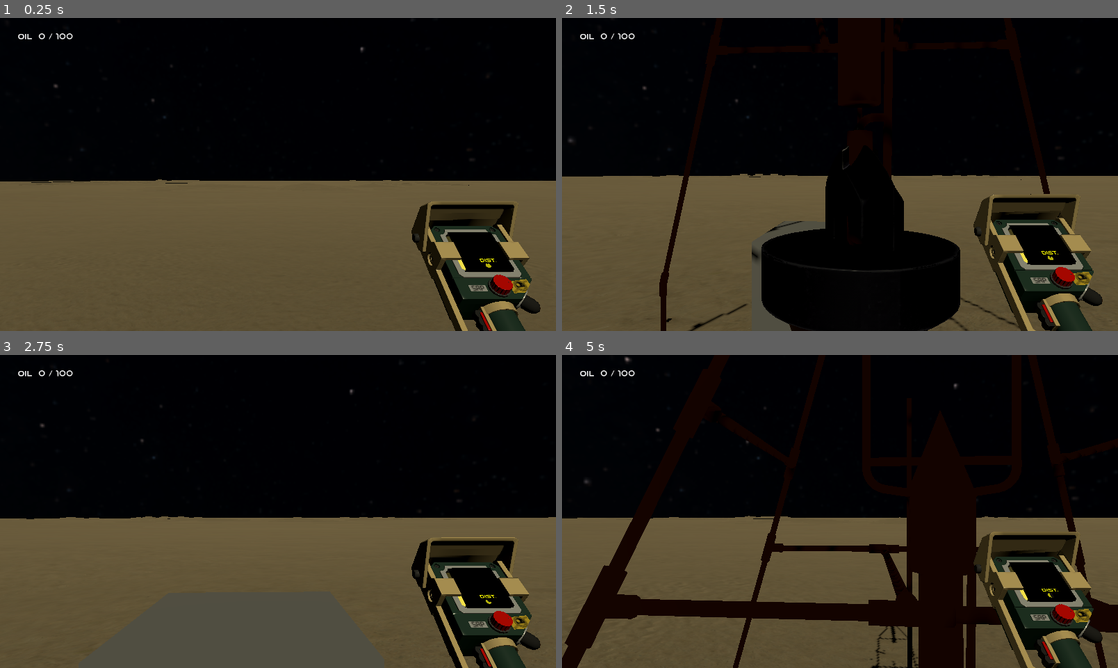
Above: before the commit, frames 1-4 (two rows, left to right).
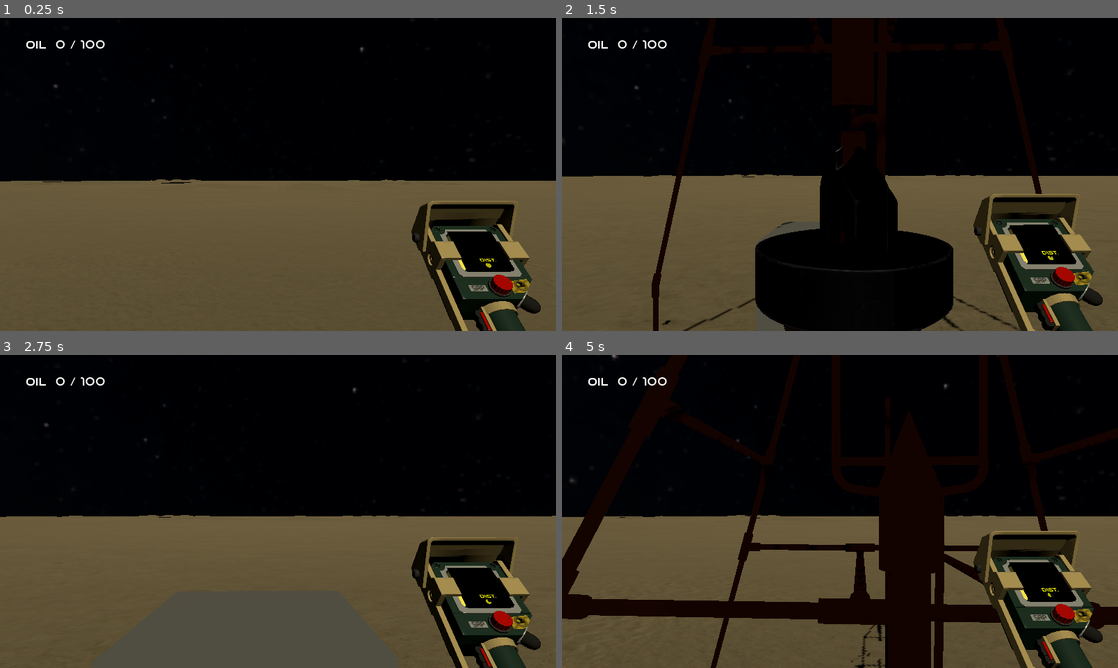
Above: after the commit, the same moments.

Repository: drussillo/Planet-Prospectors
Game: Godot game, scene res://scenes/main.tscn
The game is run twice, just before and just after one commit, with the same random seed, the same clock (stepped at 60 frames per second) and the same inputs. Sound files missing from this copy of the repository are replaced by a short silence.
Inputs (mouse positions are in pixels of both pictures, inside the frame that each line leads up to):
- Up to frame 1 (0.25 s): no input
- Up to frame 2 (1.5 s): move the mouse to (867, 174) at 0.52 s; hold W (forward) from 0.53 s (still down); tap F (interact) at 0.6 s; tap Space (jump) at 0.77 s; move the mouse to (812, 174) at 1.27 s; tap E (scan) at 1.35 s
- Up to frame 3 (2.75 s): keep holding W (forward); tap Space (jump) at 1.52 s; move the mouse to (289, 505) at 2.02 s; tap F (interact) at 2.1 s
- Up to frame 4 (5 s): keep holding W (forward); move the mouse to (834, 517) at 2.77 s; tap E (scan) at 2.85, 4.35 s; tap Space (jump) at 3.02, 3.77, 4.52 s; move the mouse to (878, 514) at 3.52 s; tap F (interact) at 3.6 s; move the mouse to (795, 508) at 4.27 s

The runs differ from the first frame. In frame 1, 0.6% of the frame differs, in the area x 2-98%, y 4-100%; in frame 2, 3.4%; in frame 3, 1.0%; in frame 4, 10%, in the area x 0-100%, y 0-100%.

Commit message:
Lowered overall project resolution to 800x450

Diff:
--- a/planet-prospectors/project.godot
+++ b/planet-prospectors/project.godot
@@ -17,6 +17,8 @@
 
 [display]
 
+window/size/viewport_width=800
+window/size/viewport_height=450
 window/stretch/mode="viewport"
 
 [filesystem]
@@ -24,6 +26,12 @@
 chunks=""
 drill=""
 player=""
+
+[global_group]
+
+oilchunks=""
+chunks=""
+drill=""
 
 [input]
 
--- a/planet-prospectors/scenes/main_menu.tscn
+++ b/planet-prospectors/scenes/main_menu.tscn
@@ -31,15 +31,16 @@
 
 [node name="TextureRect" type="TextureRect" parent="." unique_id=217164652]
 layout_mode = 0
-offset_right = 1152.0
-offset_bottom = 648.0
+offset_top = -352.0
+offset_right = 800.0
+offset_bottom = 800.0
 texture = SubResource("GradientTexture2D_ekxnf")
 expand_mode = 5
 stretch_mode = 5
 
 [node name="CenterContainer" type="CenterContainer" parent="." unique_id=576816233]
 layout_mode = 0
-offset_right = 1152.0
+offset_right = 800.0
 offset_bottom = 324.0
 
 [node name="Title" type="Label" parent="CenterContainer" unique_id=381065200]
@@ -51,8 +52,8 @@
 [node name="CenterContainer2" type="CenterContainer" parent="." unique_id=1203167170]
 layout_mode = 0
 offset_top = 146.0
-offset_right = 1152.0
-offset_bottom = 648.0
+offset_right = 800.0
+offset_bottom = 450.0
 
 [node name="TextureRect" type="TextureRect" parent="CenterContainer2" unique_id=357322483]
 layout_mode = 2
Not shown: 1 places in planet-prospectors/scenes/main.tscn that only renumber resources
